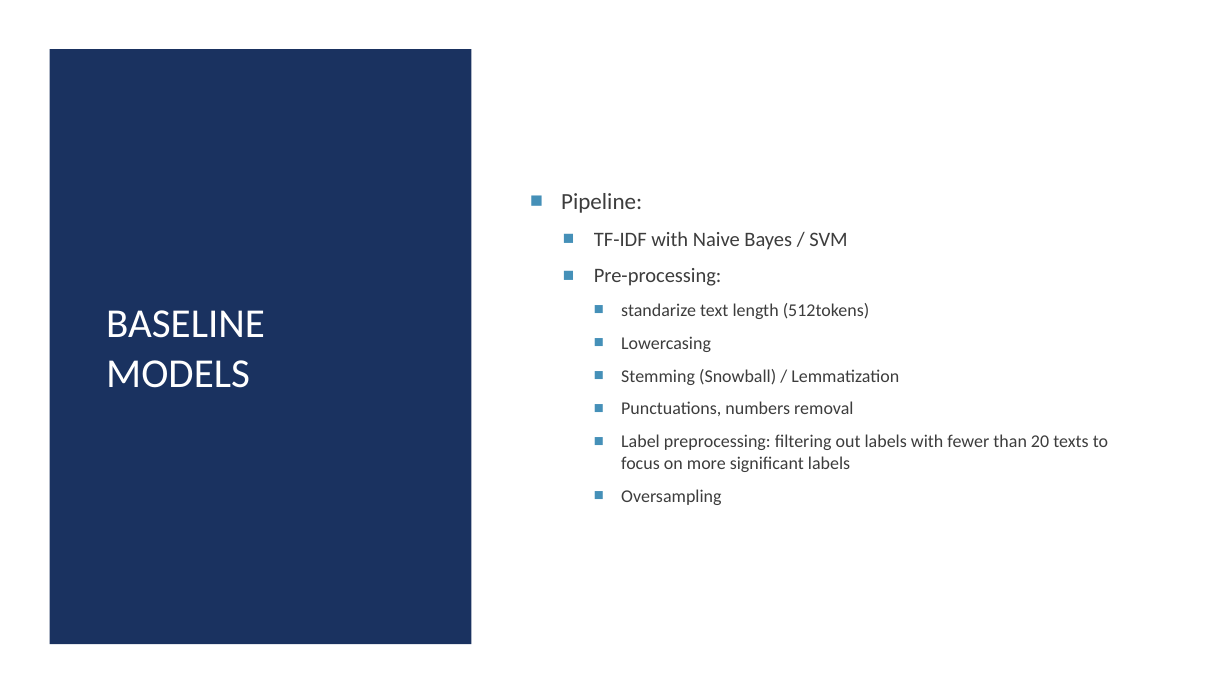
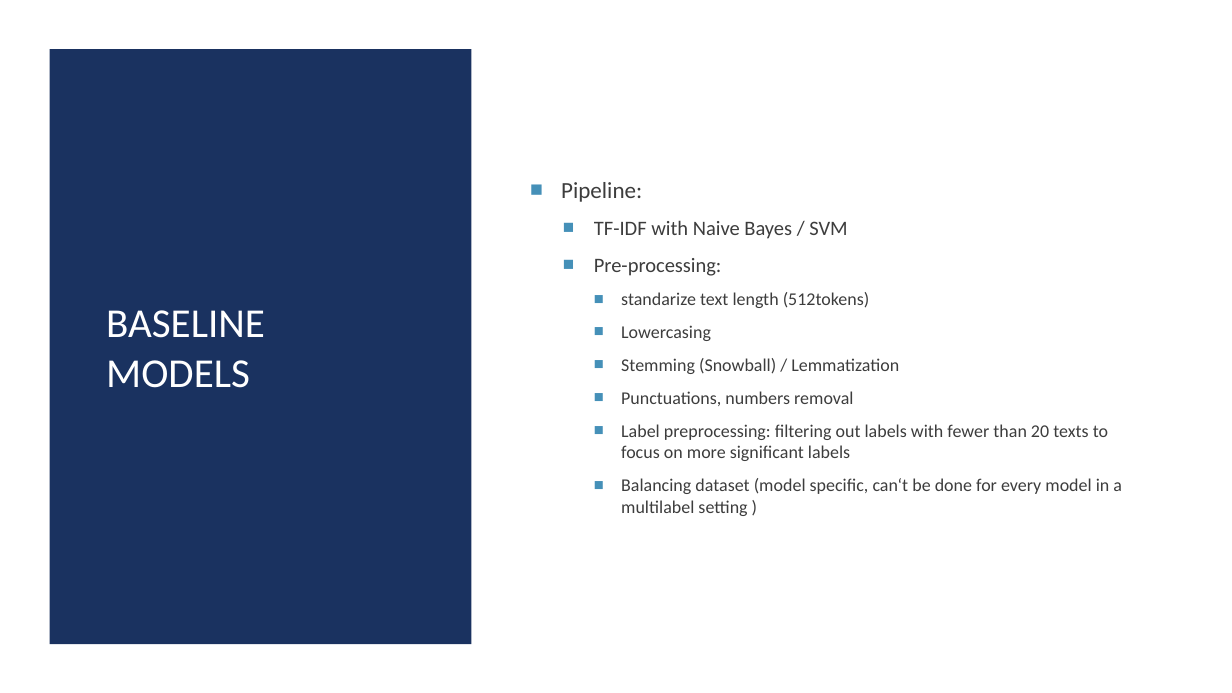
Before and after one commit to josefweibel/nlp-medical-project, a slide deck: slide 6 of presentations/Final Presentation.pptx. Drawn at 1232x693 pixels with LibreOffice and Linux fonts; fonts in the diff are those of the drawing. Boxes give left, top, right and bottom in pixels: in the first picture for what was removed or moved away, otherwise in the second. Text is boxed around its words. In the diff, an @@ line names an element or a change of style, - is before the commit and + after.

```diff
--- a/presentations/Final Presentation.pptx
+++ b/presentations/Final Presentation.pptx
@@ text at box(621, 478, 1122, 516): text changed @@
-    ■ Oversampling
+    ■ Balancing dataset (model specific, can‘t be done for every model in a multilabel setting )
```
Also in this commit, not shown: 4 other slides changed, 1 slide added, 1 slide removed, 1 other file.
